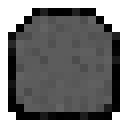
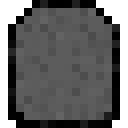
Comparing the layer stacks of the two w=128, h=128 images. Changes:
added layer "baseTablet 2" above "baseTablet 1" over <box>8,0,120,128</box>
hid "baseTablet 1" over <box>8,8,120,120</box>
